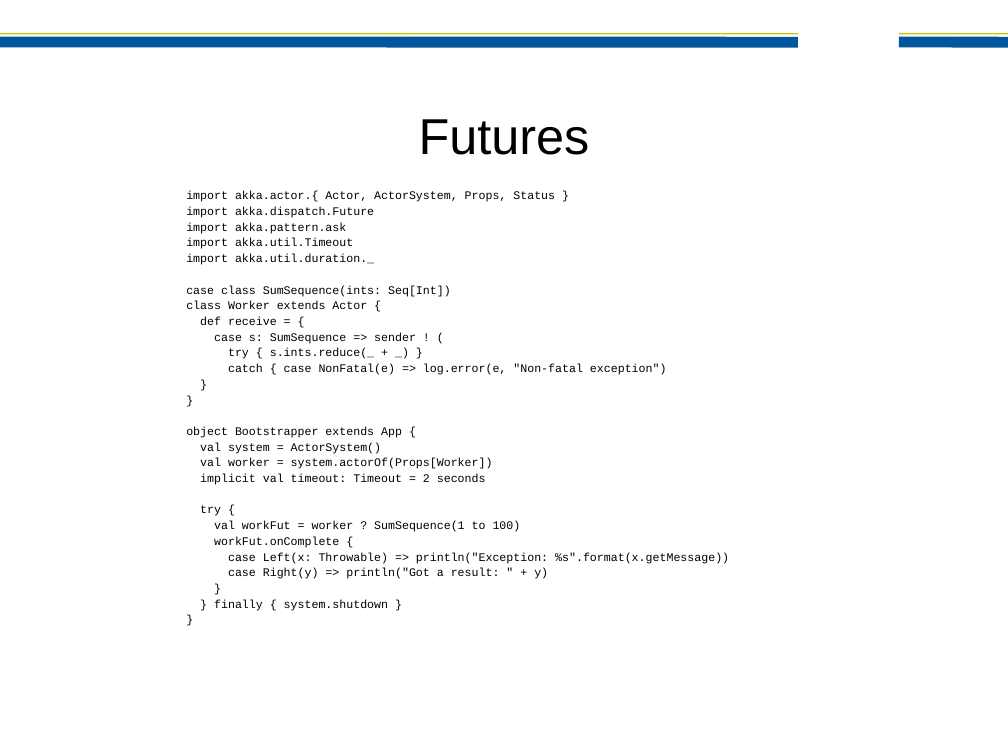
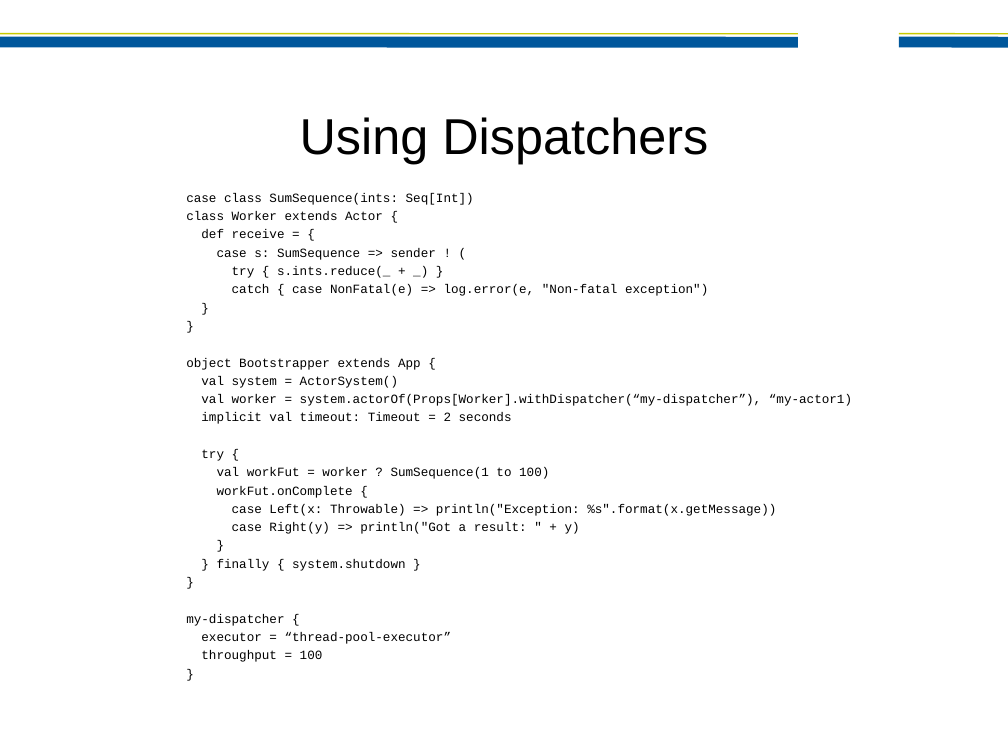
Before and after one commit to jamie-allen/effective_actors, a slide deck: slide 26 of preso/EffectiveActors-JaxConf2012.ppt (slide 22 before the commit). Drawn at 1008x756 pixels with LibreOffice and Linux fonts; fonts in the diff are those of the drawing; background and template pictures are left out. Boxes give left, top, right and bottom in pixels: in the first picture for what was removed or moved away, otherwise in the second. Text is boxed around its words. In the diff, an @@ line names an element or a change of style, - is before the commit and + after.

```diff
--- a/preso/EffectiveActors-JaxConf2012.ppt
+++ b/preso/EffectiveActors-JaxConf2012.ppt
@@ title at (300,117,708,164): text changed @@
-Futures
+Using Dispatchers
@@ text at (186,191,555,265): paragraphs removed @@
-import akka.actor.{ Actor, ActorSystem, Props, Status }
-import akka.dispatch.Future
-import akka.pattern.ask
-import akka.util.Timeout
-import akka.util.duration._
@@ text at (186,193,776,571): size 8.3 to 9 pt in "case class SumSequence(ints: Seq[Int])", "class Worker extends Actor {", "def receive = {", "case s: SumSequence => sender ! (" and 15 more places; line spacing 0.9 to 1 @@
@@ text at (201,394,852,406): text changed; size 8.3 to 9 pt @@
-val worker = system.actorOf(Props[Worker])
+val worker = system.actorOf(Props[Worker].withDispatcher(“my-dispatcher”), “my-actor1)
@@ text at (186,614,452,662): paragraphs added @@
+my-dispatcher {
+executor = “thread-pool-executor”
+throughput = 100
+}
```
Also in this commit, not shown: 10 other slides changed, 5 slides added, 1 other file.
